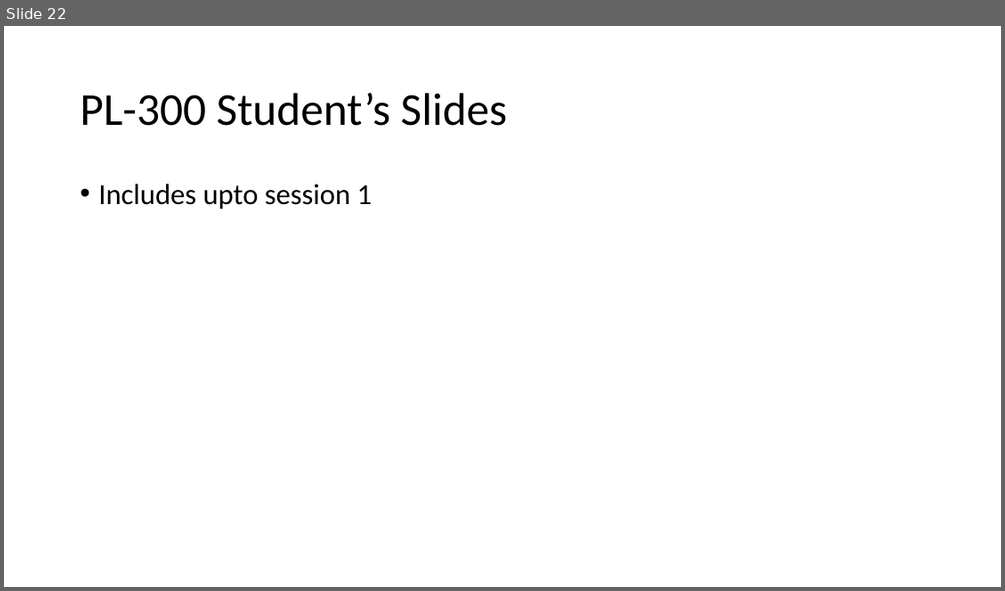
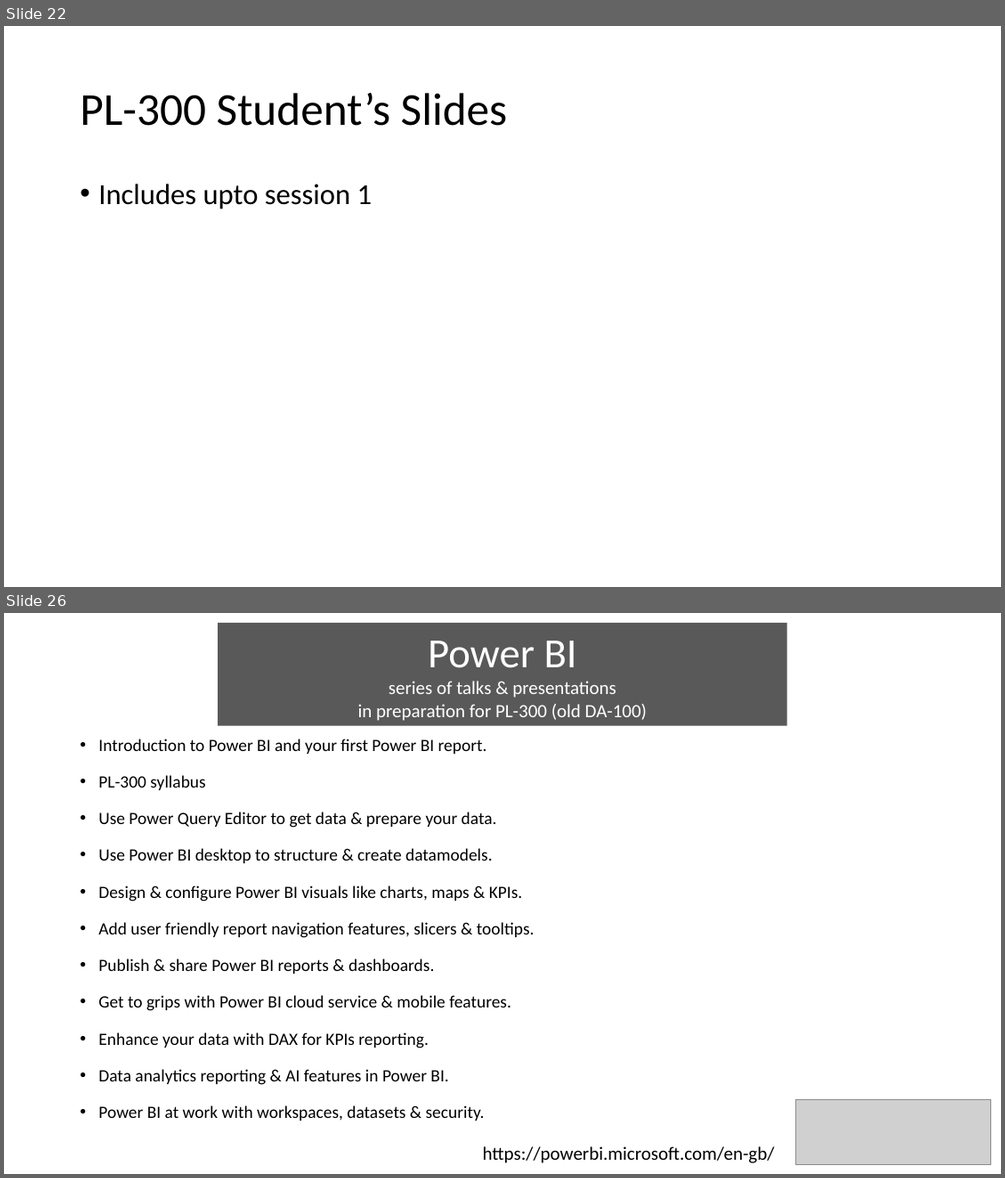
Before and after one commit to wottabyte/PBITraining, a slide deck: PL-300 online 2022/PL300 Students Slides.pptx. Shown one above the other, each under a label of ours: slide 22 before the commit, slides 22 and 26 after it; the slides between them are not shown. The pictures are 1005x591 and 1005x1178 pixels, drawn with LibreOffice and Linux fonts; fonts in the diff are those of the drawing; grey boxes stand for pictures. Boxes give left, top, right and bottom in pixels: in the first picture for what was removed or moved away, otherwise in the second. Text is boxed around its words. In the diff, an @@ line names an element or a change of style, - is before the commit and + after.

```diff
--- a/PL-300 online 2022/PL300 Students Slides.pptx
+++ b/PL-300 online 2022/PL300 Students Slides.pptx
@@ slide 26 added at [4,613,1001,1174], background #FFFFFF @@
@@ rectangle added at [218,623,787,726], fill #595959, 18 pt, text #FFFFFF @@
+Power BI
+series of talks & presentations
+in preparation for PL-300 (old DA-100)
@@ text added at [98,738,534,1120], 16.6 pt, text #000000 @@
+• Introduction to Power BI and your first Power BI report.
+• PL-300 syllabus
+• Use Power Query Editor to get data & prepare your data.
+• Use Power BI desktop to structure & create datamodels.
+• Design & configure Power BI visuals like charts, maps & KPIs.
+• Add user friendly report navigation features, slicers & tooltips.
+• Publish & share Power BI reports & dashboards.
+• Get to grips with Power BI cloud service & mobile features.
+• Enhance your data with DAX for KPIs reporting.
+• Data analytics reporting & AI features in Power BI.
+• Power BI at work with workspaces, datasets & security.
@@ picture added at [796,1100,991,1164] @@
@@ text added at [483,1146,775,1163], 18 pt, text #000000 @@
+https://powerbi.microsoft.com/en-gb/
```
Also in this commit, not shown: 1 slide changed, 13 other slides added, 1 other file.
